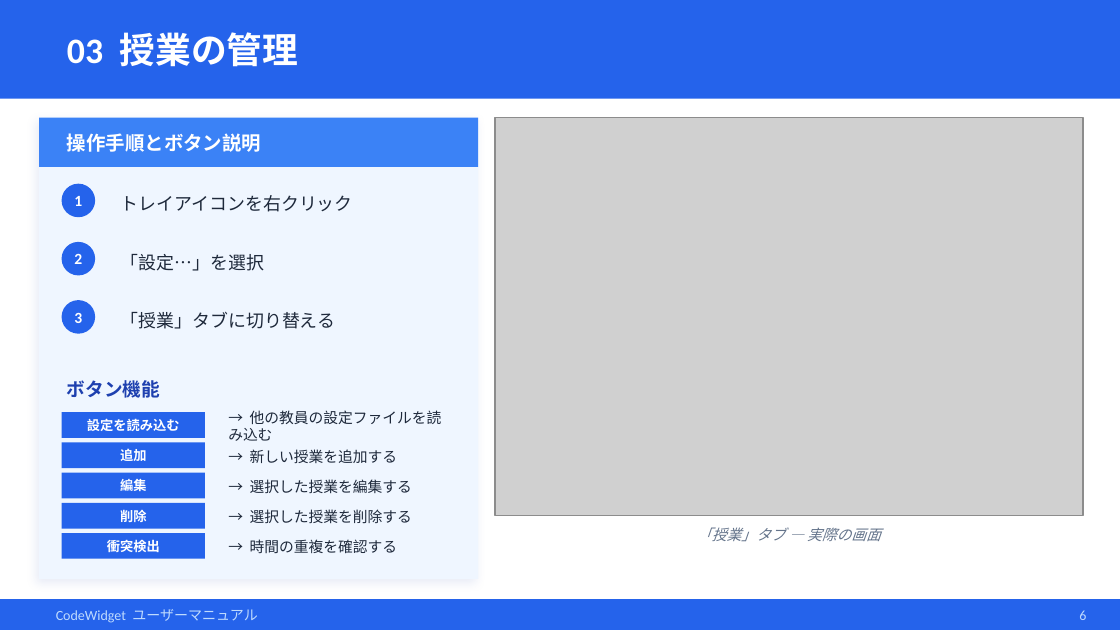
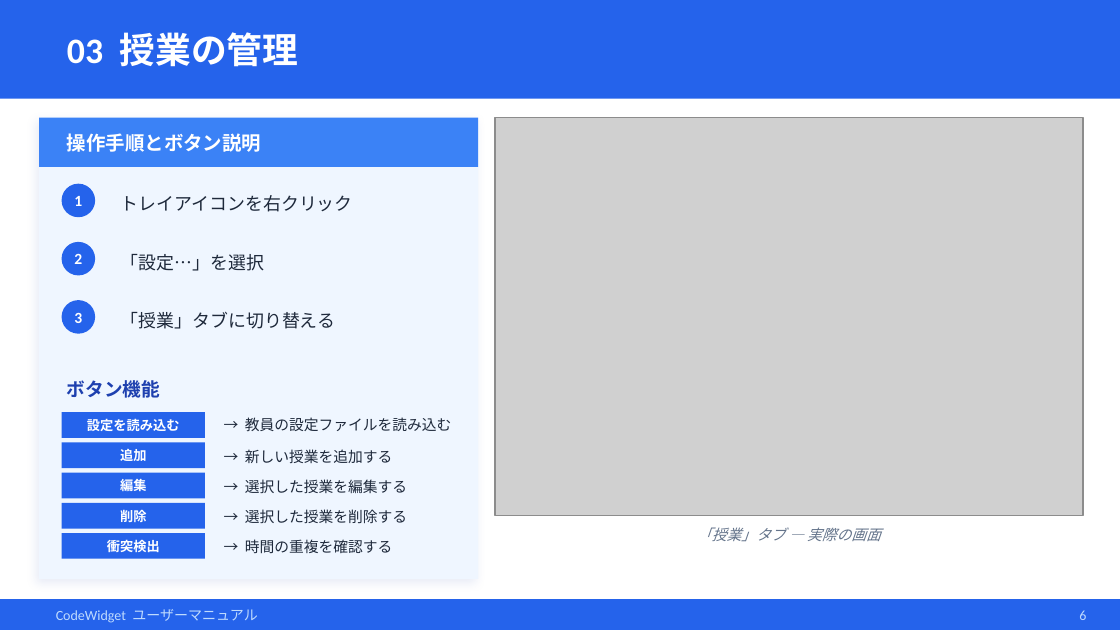
Before and after one commit to sxwins/code-widget, a slide deck: slide 6 of docs/user_manual/CodeWidget_ユーザーマニュアル_JP.pptx. Drawn at 1120x630 pixels with LibreOffice and Linux fonts; fonts in the diff are those of the drawing; grey boxes stand for pictures. Boxes give left, top, right and bottom in pixels: in the first picture for what was removed or moved away, otherwise in the second. Text is boxed around its words. In the diff, an @@ line names an element or a change of style, - is before the commit and + after.

```diff
--- a/docs/user_manual/CodeWidget_ユーザーマニュアル_JP.pptx
+++ b/docs/user_manual/CodeWidget_ユーザーマニュアル_JP.pptx
@@ text at [245,417,451,431]: text changed @@
-→ 他の教員の設定ファイルを読み込む
+→ 教員の設定ファイルを読み込む
@@ 4 texts: place and size @@
-4 texts at [250,449,412,553]
+4 texts at [245,449,407,553]
```
Also in this commit, not shown: 7 other slides changed, 7 other files.
